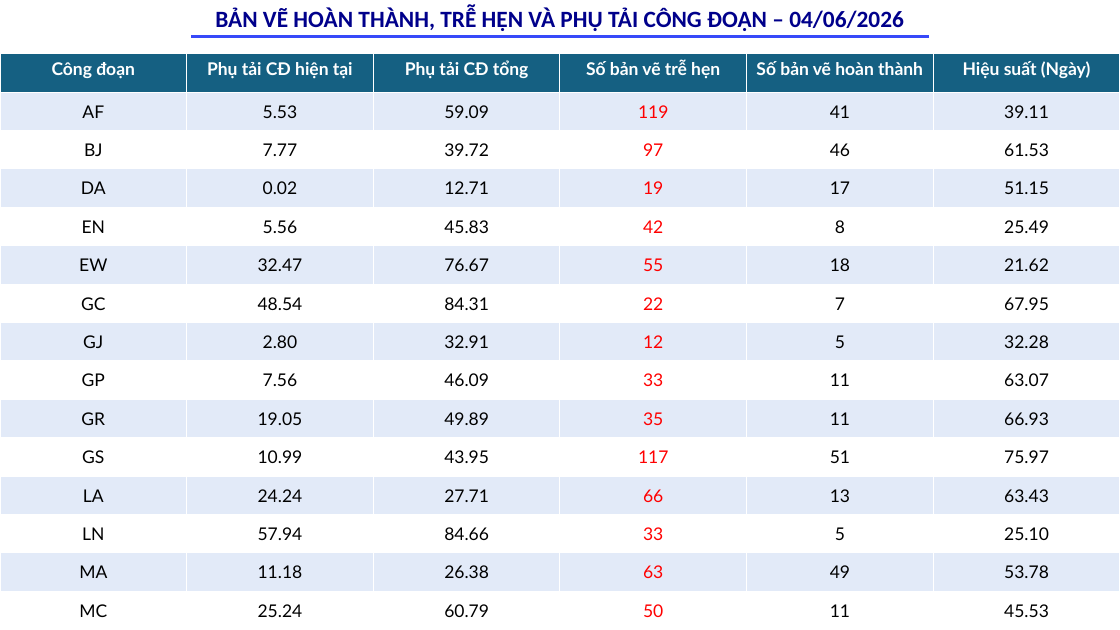
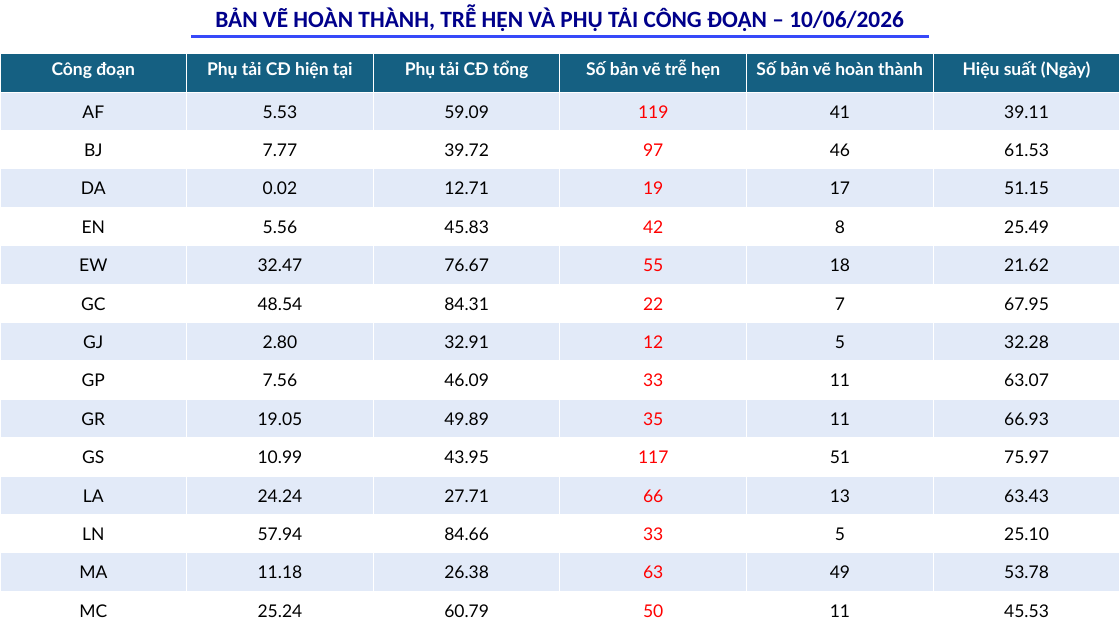
Before and after one commit to HoangLe-123/Bao_Cao_Tu_Dong_PPTX_New, a slide deck: slide 3 of Bao_Cao_Hang_Ngay.pptx. Drawn at 1120x630 pixels with LibreOffice and Linux fonts; fonts in the diff are those of the drawing. Boxes give left, top, right and bottom in pixels: in the first picture for what was removed or moved away, otherwise in the second. Text is boxed around its words. In the diff, an @@ line names an element or a change of style, - is before the commit and + after.

```diff
--- a/Bao_Cao_Hang_Ngay.pptx
+++ b/Bao_Cao_Hang_Ngay.pptx
@@ text at [215, 7, 904, 31]: text changed @@
-BẢN VẼ HOÀN THÀNH, TRỄ HẸN VÀ PHỤ TẢI CÔNG ĐOẠN – 04/06/2026
+BẢN VẼ HOÀN THÀNH, TRỄ HẸN VÀ PHỤ TẢI CÔNG ĐOẠN – 10/06/2026
```
Also in this commit, not shown: 20 other files.
